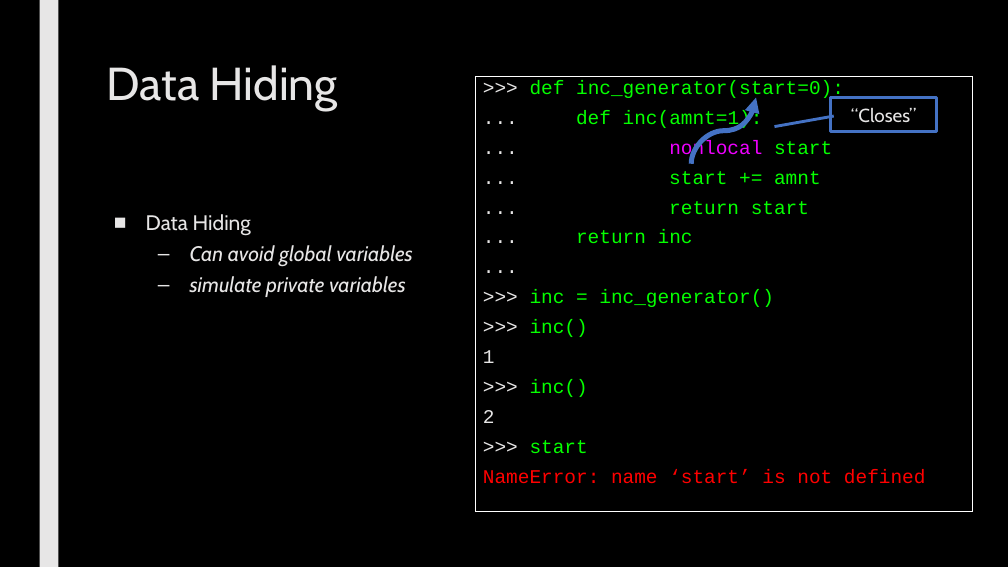
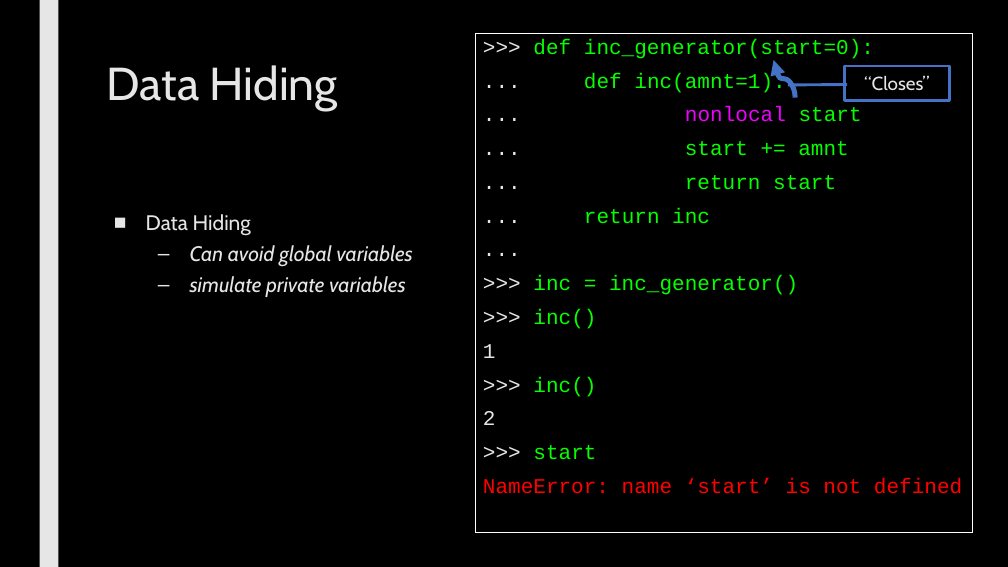
Before and after one commit to max7patek/metaprogramming, a slide deck: slide 12 of slides/03-Closures.pptx. Drawn at 1008x567 pixels with LibreOffice and Linux fonts; fonts in the diff are those of the drawing. Boxes give left, top, right and bottom in pixels: in the first picture for what was removed or moved away, otherwise in the second. Text is boxed around its words. In the diff, an @@ line names an element or a change of style, - is before the commit and + after.

```diff
--- a/slides/03-Closures.pptx
+++ b/slides/03-Closures.pptx
@@ rectangle ">>> def inc_generator(start=0):": place and size @@
-rectangle ">>> def inc_generator(start=0):" at (476,77,972,511)
+rectangle ">>> def inc_generator(start=0):" at (476,33,972,532)
@@ rectangle ">>> def inc_generator(start=0):" at (476,33,972,532): size 18.5 to 20 pt; line spacing 0.74 to 0.84 @@
@@ curved arrow moved from (691, 164) - (756, 98) to (796, 98) - (774, 60) @@
@@ border callout "“Closes”": place and size @@
-border callout "“Closes”" at (831,98,936,132)
+border callout "“Closes”" at (845,66,950,100)
@@ border callout "“Closes”" at (845,66,950,100): proportions changed @@
```
Also in this commit, not shown: 3 other slides changed.
